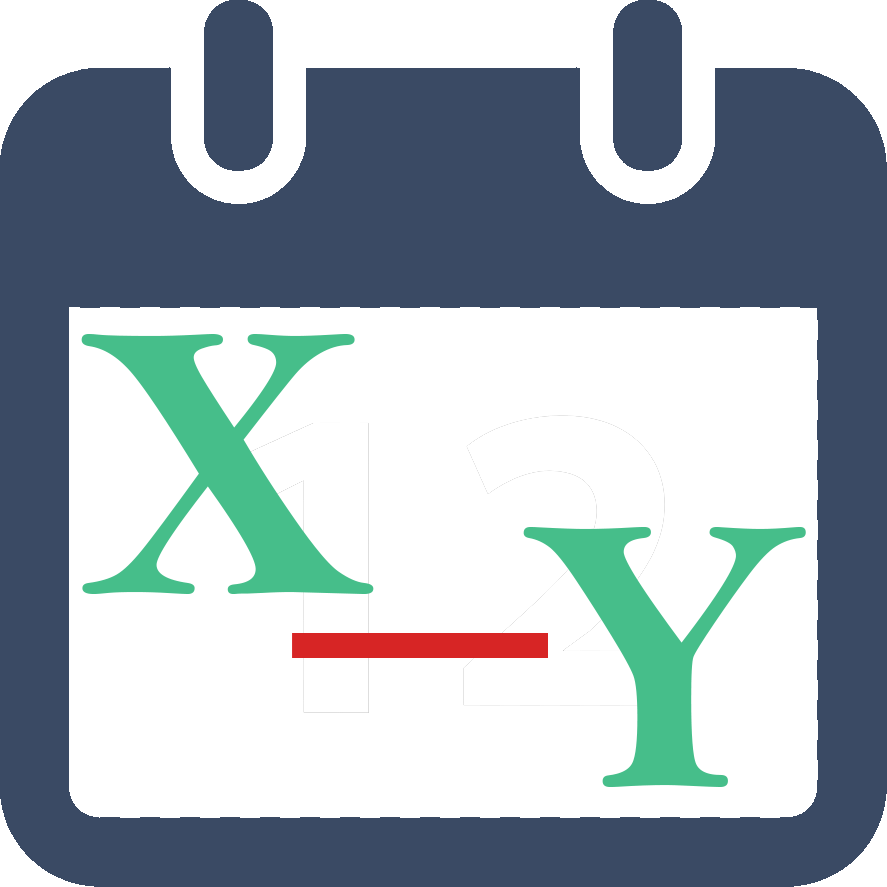
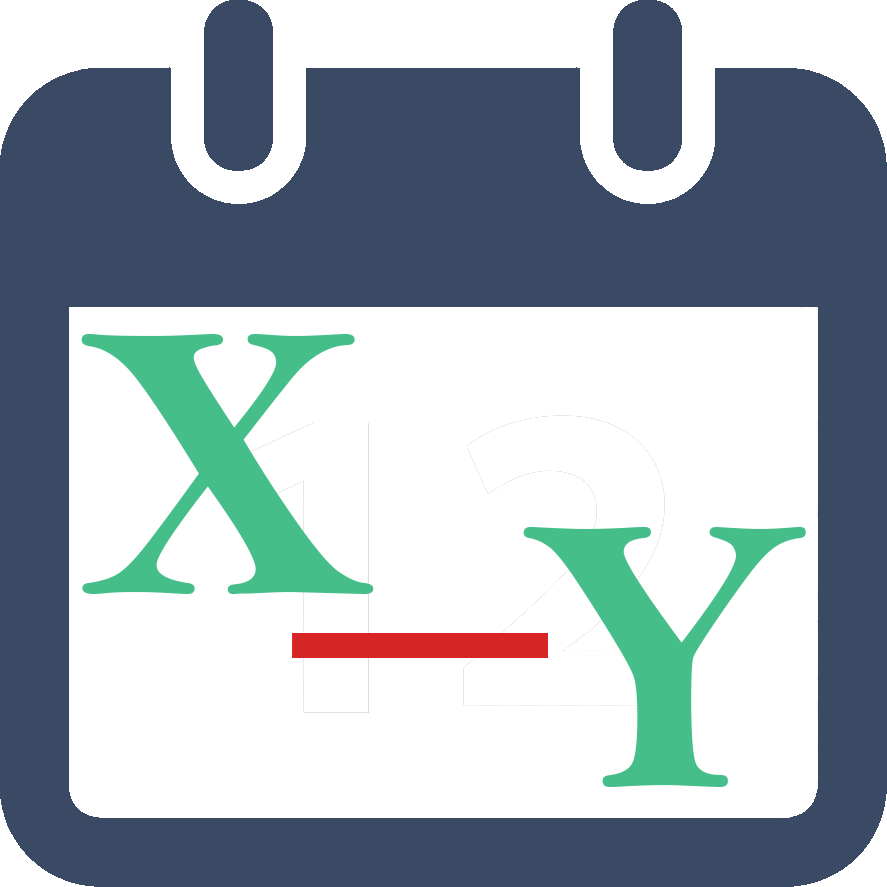
Two versions of the same layered image (887 × 887). Layer-by-layer changes:
painted on "png" over [80, 307, 819, 818]
